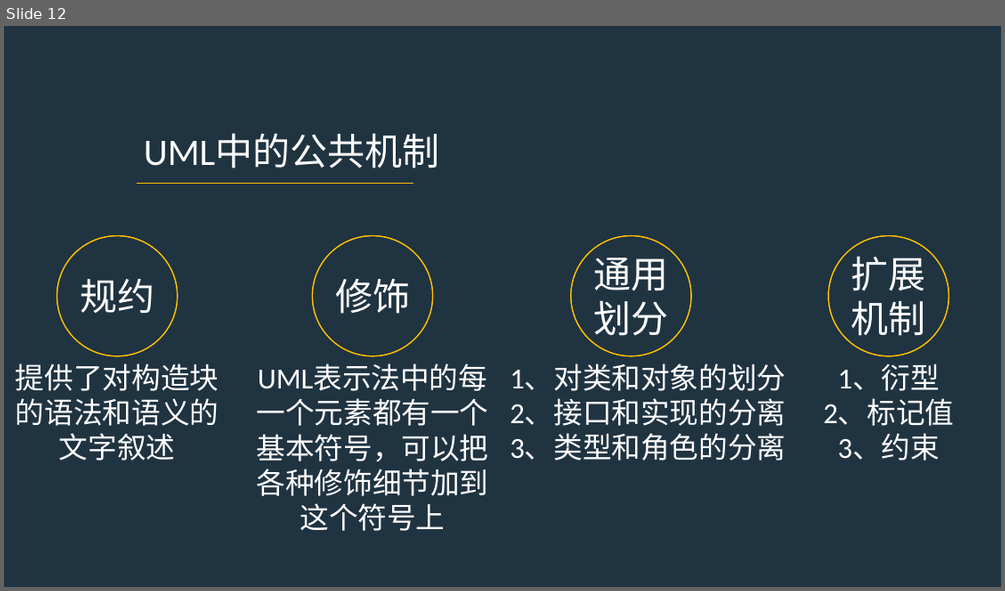
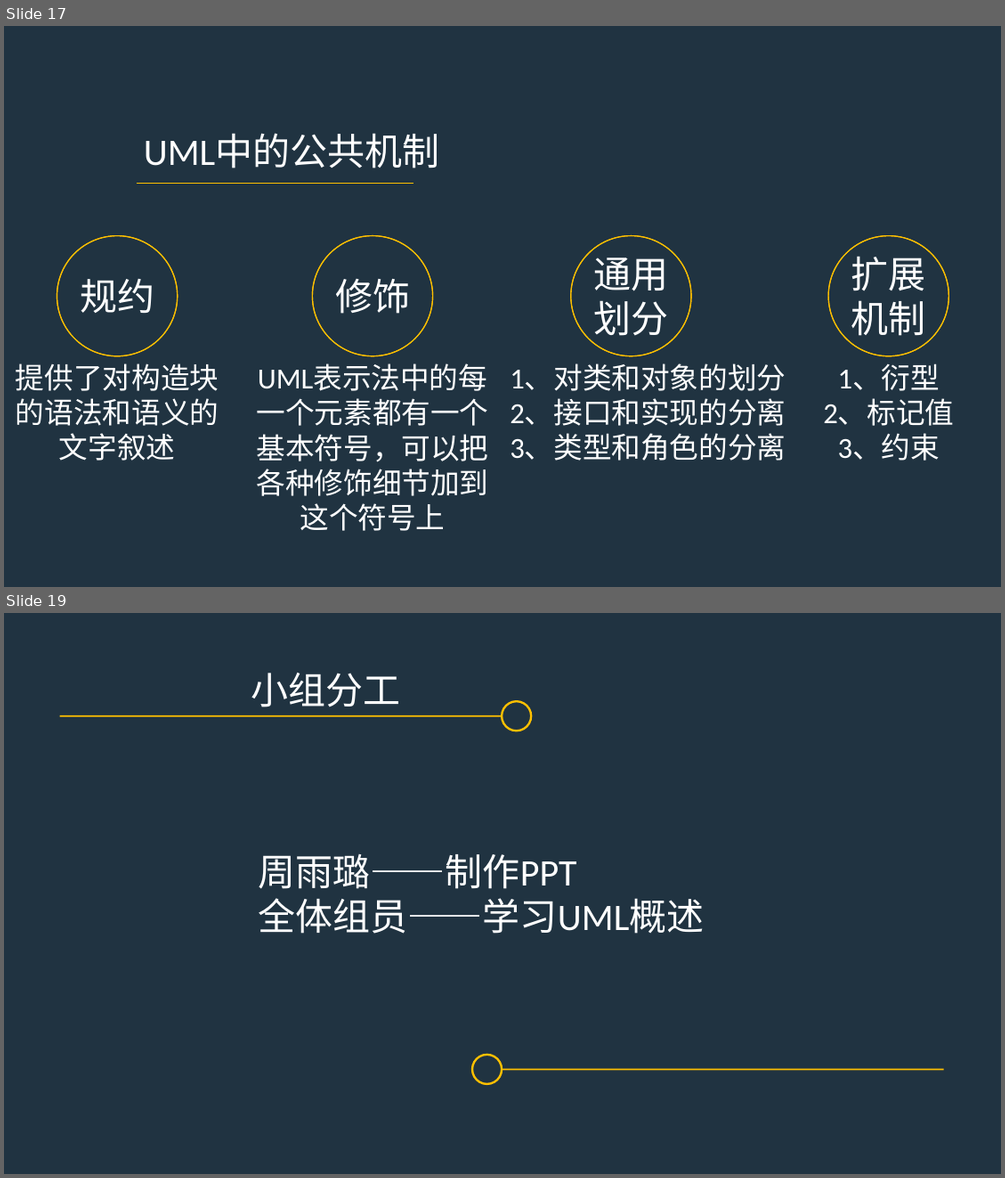
Before and after one commit to PRD2017-G07/G07-teamwork, a slide deck: 0PPT/UML概述.pptx. Shown one above the other, each under a label of ours: slide 12 before the commit, slides 17 and 19 after it; the slides between them are not shown. The pictures are 1005x591 and 1005x1178 pixels, drawn with LibreOffice and Linux fonts; fonts in the diff are those of the drawing. Boxes give left, top, right and bottom in pixels: in the first picture for what was removed or moved away, otherwise in the second. Text is boxed around its words. In the diff, an @@ line names an element or a change of style, - is before the commit and + after.

```diff
--- a/0PPT/UML概述.pptx
+++ b/0PPT/UML概述.pptx
@@ slide 19 added at bbox=[4, 613, 1001, 1174], background #203341 @@
@@ text added at bbox=[251, 673, 401, 707], 36 pt, text #FFFFFF @@
+小组分工
@@ line added from (59, 716) to (502, 716), #FFC000 1.5 pt @@
@@ ellipse added at bbox=[502, 701, 531, 730], fill #203341, outline #FFC000 2 pt @@
@@ text added at bbox=[259, 854, 704, 933], 36 pt, text #FFFFFF @@
+周雨璐——制作PPT
+全体组员——学习UML概述
@@ ellipse added at bbox=[472, 1054, 502, 1083], fill #203341, outline #FFC000 2 pt @@
@@ line added from (502, 1070) to (944, 1070), #FFC000 1.5 pt @@
@@ what was slide 12 is now slide 17 @@
```
Also in this commit, not shown: 8 slides changed, 6 other slides added, 1 slide removed.
